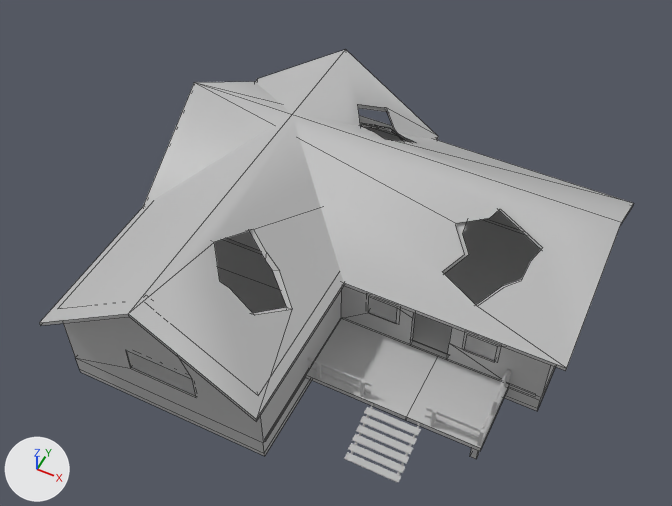
Two versions of the FBX model Team 3 project/Assets/Level_3/Burning_House.fbx, one commit apart.
Before and after are seen from a 50 mm lens placed at (2.21, -1.94, 1.203), pointed at (1.791, -1.102, 0.155). The lights are fixed; the arrows at lower left show +X, +Y and +Z. Mesh edges are drawn as thin lines on the coarser meshes. Where no turn or scale is listed for an object, it has been applied to the vertices.

Before the edit, the objects in view are built like this:
```python
me_mesh = bpy.data.meshes.new('Mesh')
me_mesh.from_pydata(...)  # 104 vertices, 88 faces; spans x -0.0429..0.0429, y -0.0442..0.0442, z -0.0229..0.0229
me_mesh.materials.append(mat_lambert1)  # grey #bcbcbc
me_mesh_002 = bpy.data.meshes.new('Mesh.002')
me_mesh_002.from_pydata(...)  # 161 vertices, 128 faces; spans x -0.329..0.329, y -0.284..0.284, z -0.136..0.136
me_mesh_002.materials.append(mat_lambert1)  # grey #bcbcbc
me_mesh_005 = bpy.data.meshes.new('Mesh.005')
me_mesh_005.from_pydata(...)  # 138 vertices, 40 faces; spans x -0.348..0.348, y -0.312..0.312, z -0.064..0.064
me_mesh_005.materials.append(mat_lambert1)  # grey #bcbcbc
ob_roof = bpy.data.objects.new('Roof', me_mesh_005)
ob_roof.location = (1.817, -1.091, 0.205)
ob_stairs = bpy.data.objects.new('Stairs', me_mesh)
ob_stairs.location = (1.96, -1.284, 0.011)
ob_walls = bpy.data.objects.new('Walls', me_mesh_002)
ob_walls.location = (1.812, -1.091, 0.129)
# also in view: 'Fence' at (1.951, -1.184, 0.051); 'Windows' at (1.808, -1.091, 0.098); 'Floor' at (1.811, -1.091, 0.03)
```
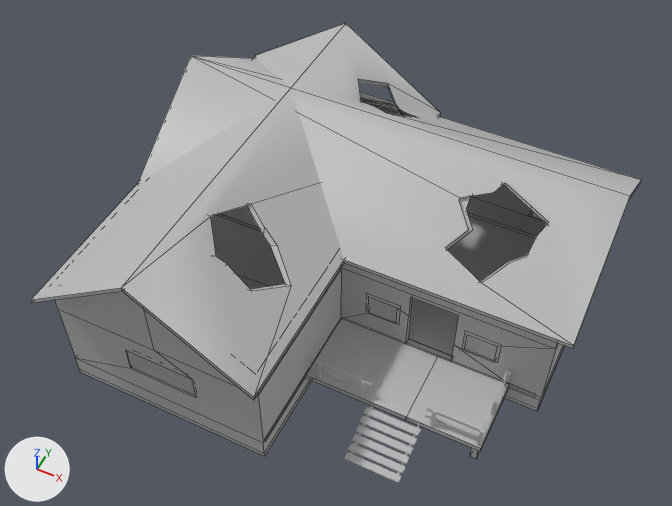
The newer file is also turned or shifted as a whole; pictures and numbers use the older file's frame.

What changed in the scene script:
```text
Change me_mesh_002:
    used by ob_walls; location = (1.812, -1.091, 0.129)
    remove me_mesh_002.from_pydata(...)  # 161 vertices, 128 faces; spans x -0.329..0.329, y -0.284..0.284, z -0.136..0.136
    add me_mesh_002.from_pydata(...)  # 181 vertices, 148 faces; spans x -0.329..0.329, y -0.284..0.284, z -0.136..0.186
    me_mesh_002 part 1
    10 faces are deleted
    4 vertices in x -0.165..0.329, y -0.284..0.125, z 0.136 move by (0.0, 0.0, -0.11)
    3 vertices in x 0.179, y -0.034..-0.024, z -0.095..-0.052 move by (0.007, 0.0, 0.0)
    3 vertices in x 0.118, y -0.034..-0.024, z -0.095..-0.027 move by (-0.007, 0.0, 0.0)
    4 vertices move from x 0.118..0.179, y -0.034..-0.024, z -0.014 to x 0.111..0.186, y -0.034..-0.024, z 0.019
    4 vertices are added at (-0.165, -0.284, 0.186), (-0.165, -0.274, 0.186), (0.329, 0.125, 0.186), (0.319, 0.125, 0.186)
    16 new vertices lie (0.0, 0.0, 0.05) away from vertices in x -0.329..0.329, y -0.284..0.284, z 0.025
    30 new faces join them
Change me_mesh_005:
    where me_mesh_005.from_pydata(...)  # 138 vertices, 40 faces; spans x -0.348..0.348, y -0.312..0.312, z -0.064..0.064
    used by ob_roof; location = (1.817, -1.091, 0.205)
    me_mesh_005 part 2: the whole mesh is moved by (0.0, 0.0, 0.052)
```

What differs and where, as boxes [x1, y1, x2, y2] in the pictures (672 x 506 px):
'Roof', mesh moved: before [39, 49, 633, 422]; after [31, 23, 641, 400]
'Walls', reshaped (7% taller): before [63, 125, 555, 459]; after [55, 102, 564, 459]
part 1 of me_mesh_002, built on: before [63, 125, 554, 442]; after [55, 102, 563, 442]
